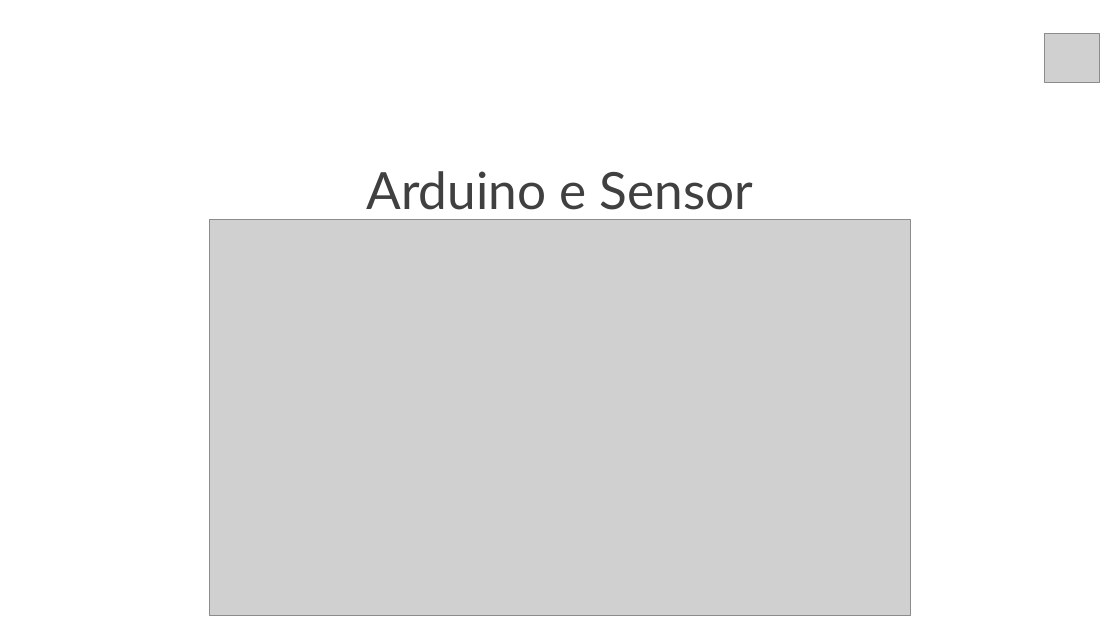
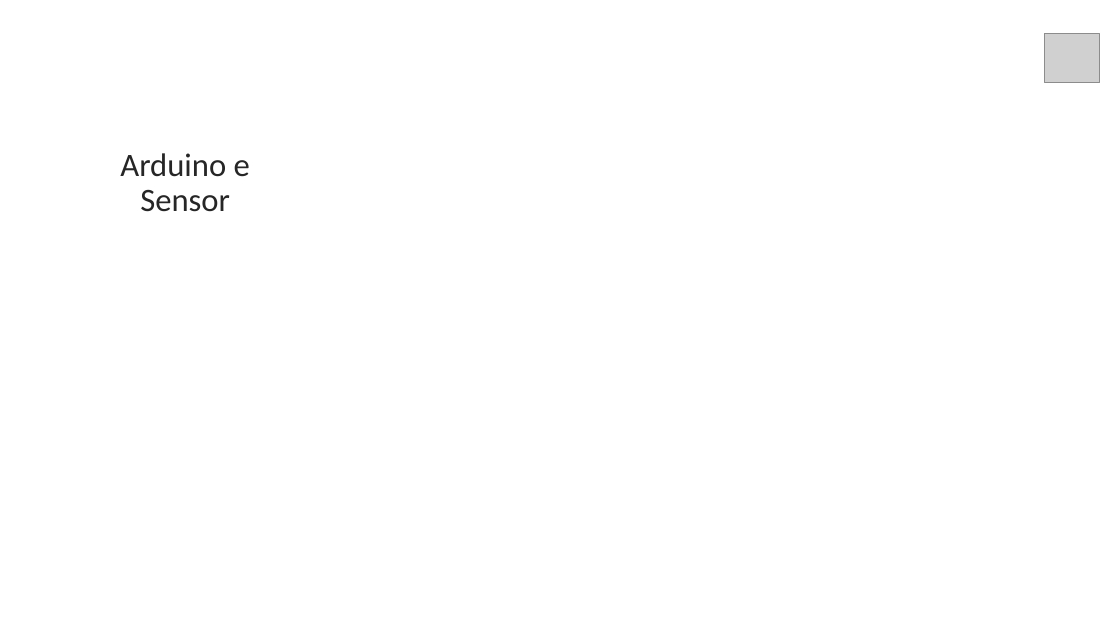
Before and after one commit to larissaSousa1998/segunda-sprint, a slide deck: slide 13 of Documentação/slide-synergy.pptx (slide 11 before the commit). Drawn at 1120x630 pixels with LibreOffice and Linux fonts; fonts in the diff are those of the drawing; grey boxes stand for pictures; background and template pictures are left out. Boxes give left, top, right and bottom in pixels: in the first picture for what was removed or moved away, otherwise in the second. Text is boxed around its words. In the diff, an @@ line names an element or a change of style, - is before the commit and + after.

```diff
--- a/Documentação/slide-synergy.pptx
+++ b/Documentação/slide-synergy.pptx
@@ ellipse "Arduino e Sensor": place and size @@
-ellipse "Arduino e Sensor" at [366, 171, 753, 210]
+ellipse "Arduino e Sensor" at [59, 59, 312, 308]
@@ ellipse "Arduino e Sensor" at [59, 59, 312, 308]: size 44 to 28 pt, font Lato to Calibri, text colour #404040 to #262626; more space between paragraphs; fill none to #FFFFFF; outline none to #FFFFFF 13.75 pt @@
@@ picture removed at [210, 220, 911, 616] @@
```
Also in this commit, not shown: 5 slides added, 3 slides removed, 2 other files.
